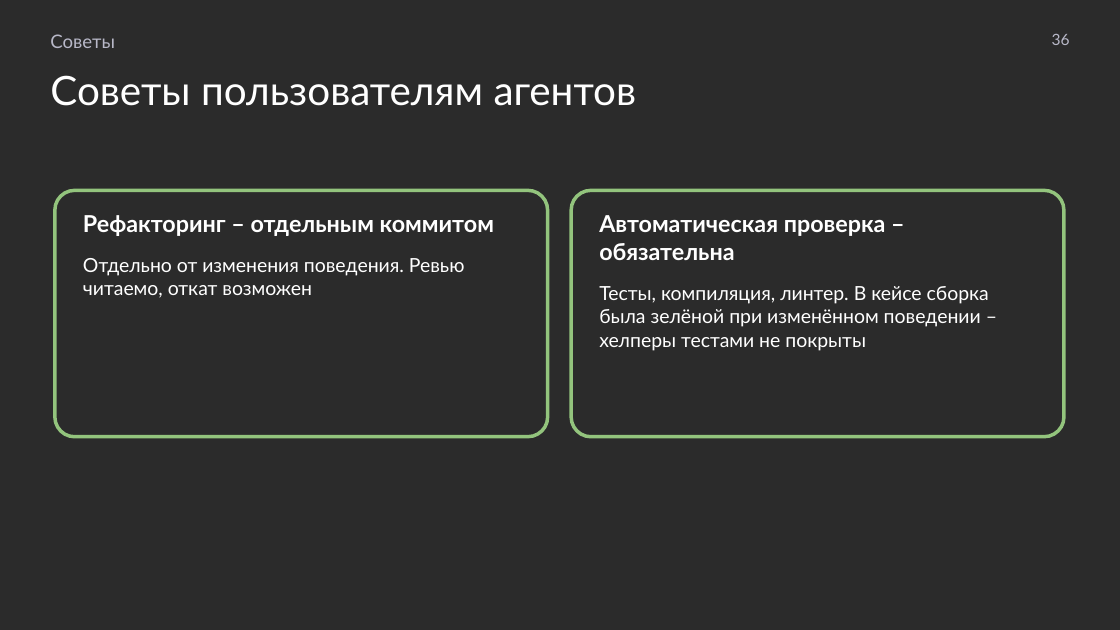
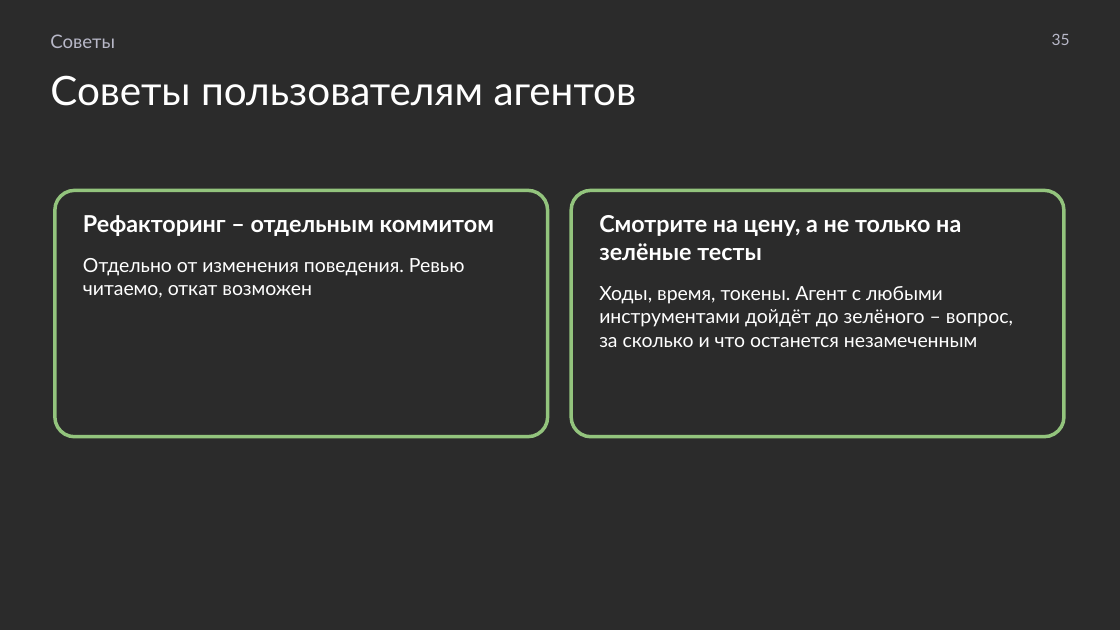
Before and after one commit to MchKosticyn/ide-refactoring-in-ai-agents, a slide deck: slide 35 of Доклад_ Рефакторинг в ИИ-агентах.pptx (slide 36 before the commit). Drawn at 1120x630 pixels with LibreOffice and Linux fonts; fonts in the diff are those of the drawing; background and template pictures are left out; a plain dark background stands for a picture behind light text. Boxes give left, top, right and bottom in pixels: in the first picture for what was removed or moved away, otherwise in the second. Text is boxed around its words. In the diff, an @@ line names an element or a change of style, - is before the commit and + after.

```diff
--- a/Доклад_ Рефакторинг в ИИ-агентах.pptx
+++ b/Доклад_ Рефакторинг в ИИ-агентах.pptx
@@ text at (x1=1052, y1=34, x2=1070, y2=45): text changed @@
-36
+35
@@ text in rounded rectangle at (x1=599, y1=215, x2=1013, y2=347): text changed @@
-Автоматическая проверка – обязательна
-Тесты, компиляция, линтер. В кейсе сборка была зелёной при изменённом поведении – хелперы тестами не покрыты
+Смотрите на цену, а не только на зелёные тесты
+Ходы, время, токены. Агент с любыми инструментами дойдёт до зелёного – вопрос, за сколько и что останется незамеченным
```
Also in this commit, not shown: 26 other slides changed, 1 slide removed, 1 other file.
